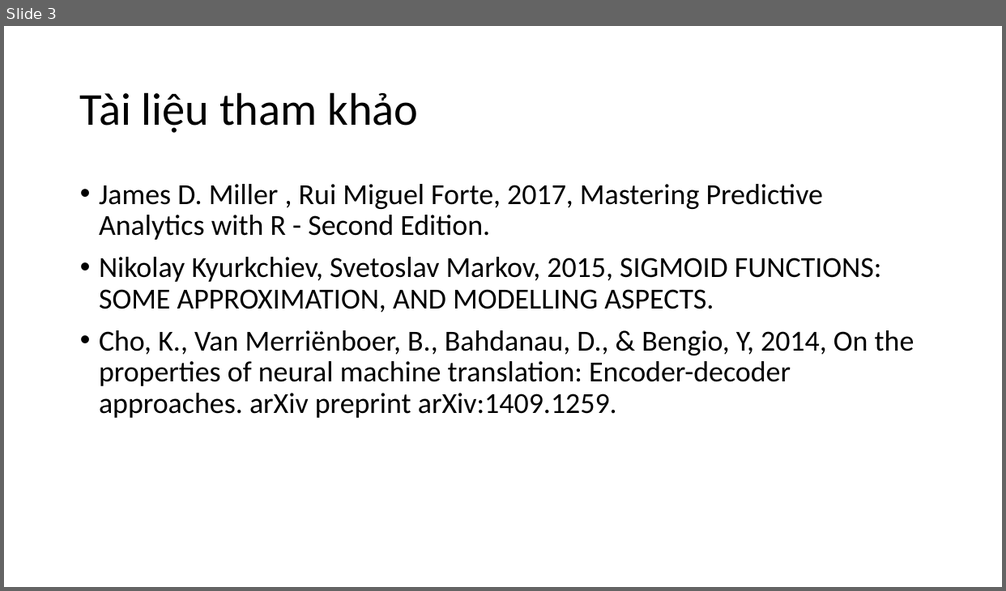
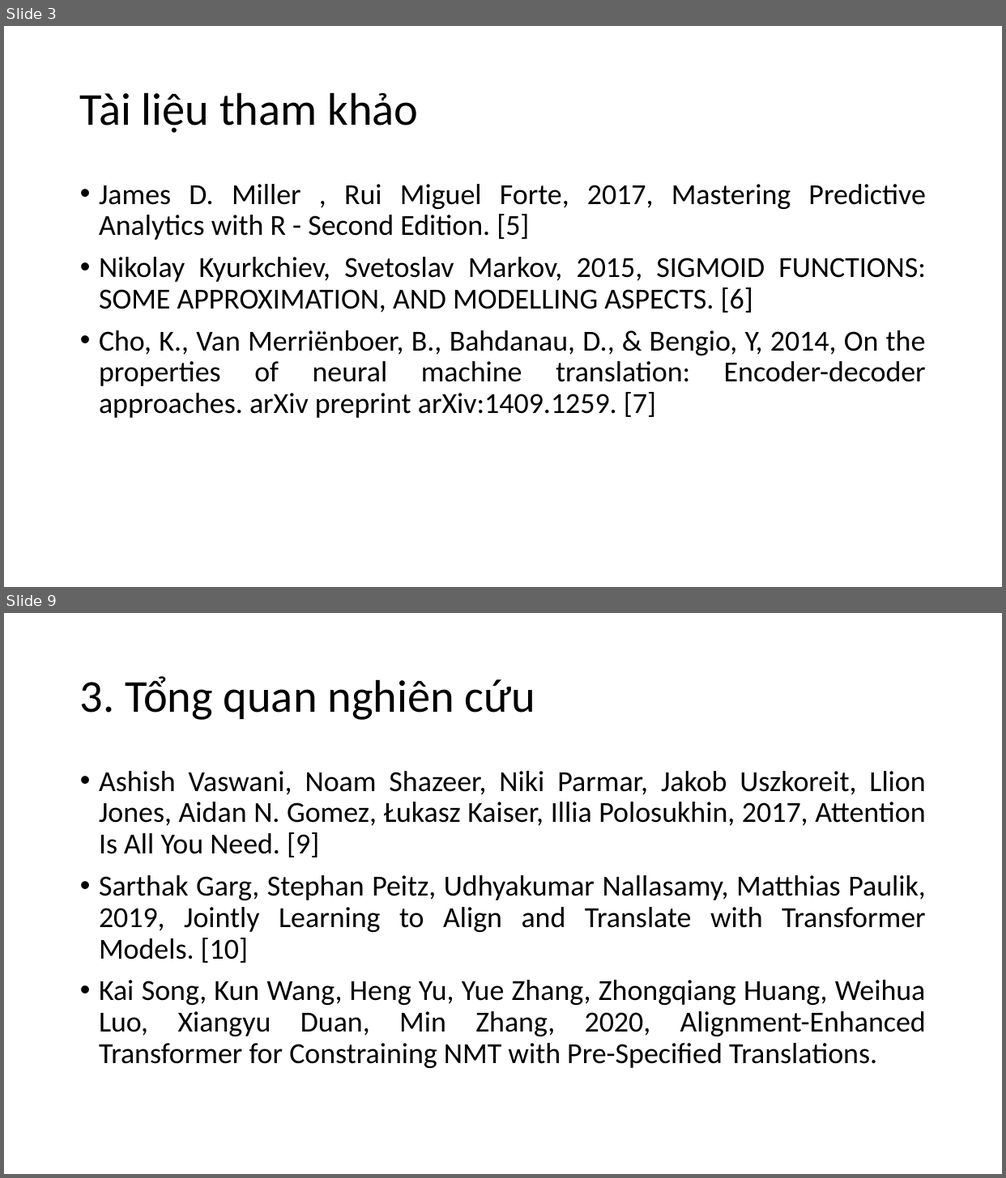
Before and after one commit to nguyenduyhanlam/Improving-Vietnamese-English-neural-machine-translation-with-guiding-word-alignments, a slide deck: dcct.pptx. Shown one above the other, each under a label of ours: slide 3 before the commit, slides 3 and 9 after it; the slides between them are not shown. The pictures are 1006x591 and 1006x1178 pixels, drawn with LibreOffice and Linux fonts; fonts in the diff are those of the drawing. Boxes give left, top, right and bottom in pixels: in the first picture for what was removed or moved away, otherwise in the second. Text is boxed around its words. In the diff, an @@ line names an element or a change of style, - is before the commit and + after.

```diff
--- a/dcct.pptx
+++ b/dcct.pptx
@@ slide 9 added at box(4, 613, 1002, 1174), background #FFFFFF @@
@@ title added at box(80, 676, 535, 720), 44 pt, text #000000 @@
+3. Tổng quan nghiên cứu
@@ text added at box(99, 771, 926, 1068), 28 pt, text #000000 @@
+• Ashish Vaswani, Noam Shazeer, Niki Parmar, Jakob Uszkoreit, Llion Jones, Aidan N. Gomez, Łukasz Kaiser, Illia Polosukhin, 2017, Attention Is All You Need. [9]
+• Sarthak Garg, Stephan Peitz, Udhyakumar Nallasamy, Matthias Paulik, 2019, Jointly Learning to Align and Translate with Transformer Models. [10]
+• Kai Song, Kun Wang, Heng Yu, Yue Zhang, Zhongqiang Huang, Weihua Luo, Xiangyu Duan, Min Zhang, 2020, Alignment-Enhanced Transformer for Constraining NMT with Pre-Specified Translations.
@@ slide 3 changed as well @@
@@ text at box(99, 184, 926, 418): text changed @@
-• James D. Miller , Rui Miguel Forte, 2017, Mastering Predictive Analytics with R - Second Edition.
-• Nikolay Kyurkchiev, Svetoslav Markov, 2015, SIGMOID FUNCTIONS: SOME APPROXIMATION, AND MODELLING ASPECTS.
-• Cho, K., Van Merriënboer, B., Bahdanau, D., & Bengio, Y, 2014, On the properties of neural machine translation: Encoder-decoder approaches. arXiv preprint arXiv:1409.1259.
+• James D. Miller , Rui Miguel Forte, 2017, Mastering Predictive Analytics with R - Second Edition. [5]
+• Nikolay Kyurkchiev, Svetoslav Markov, 2015, SIGMOID FUNCTIONS: SOME APPROXIMATION, AND MODELLING ASPECTS. [6]
+• Cho, K., Van Merriënboer, B., Bahdanau, D., & Bengio, Y, 2014, On the properties of neural machine translation: Encoder-decoder approaches. arXiv preprint arXiv:1409.1259. [7]
```
Also in this commit, not shown: 2 other slides changed, 13 other slides added.
